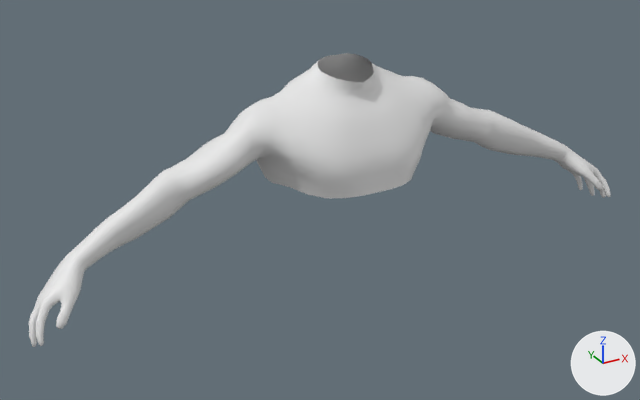
The FBX model Assets/Models/Player_Arms.fbx as it was, and as the next commit left it.
Rendered twice from a camera (50 mm lens) standing at (-1.037, -1.754, 0.593) and looking at (-0.112, -0.073, -0.248). The axes (+X, +Y, +Z) are drawn at lower right. The lights are the same throughout.

Objects in the first picture: 'Player_Arms'.
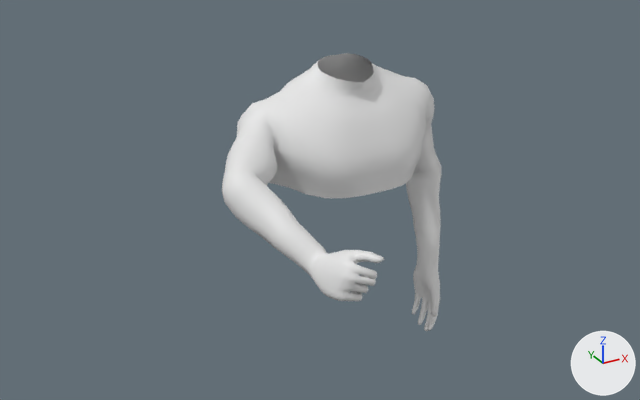
The newer file adds an action. The first version stands in its rest pose; the second is drawn at frame 1 of the action 'Player_FPS_Rig|FP_Player_Idle_Flashlight'.

What the commit changed:
Bone 'Def-Arm.L' (bone_def_arm_l) turns from (0, 0, 0) to (-61, 38, -34) degrees about its own x, y and z.
Bone 'Def-Arm.L' (bone_def_arm_l) is rescaled from (1.0, 1.0, 1.0) to (1.0, 0.99, 1.0).
Bone 'Def-Forearm.L' (bone_def_forearm_l) turns from (0, 0, 0) to (0, 0, -27) degrees about its own x, y and z.
Bone 'Def-Forearm-Twist.L' (bone_def_forearm_twist_l) turns from (0, 0, 0) to (0, -44, 0) degrees about its own x, y and z.
Bone 'Def-Hand.L' (bone_def_hand_l) turns from (0, 0, 0) to (19, -3, 7) degrees about its own x, y and z.
Bone 'Def-Hand.L' (bone_def_hand_l) is rescaled from (1.0, 1.0, 1.0) to (1.0, 1.01, 1.0).
Bone 'Def-Middle-Palm.L' (bone_def_middle_palm_l) turns from (0, 0, 0) to (0, 0, -10) degrees about its own x, y and z.
Bone 'Def-Ring-Palm.L' (bone_def_ring_palm_l) turns from (0, 0, 0) to (0, 0, -14) degrees about its own x, y and z.
Bone 'Def-Pinky-Palm.L' (bone_def_pinky_palm_l) turns from (0, 0, 0) to (0, 0, -16) degrees about its own x, y and z.
Bone 'Def-Arm.R' (bone_def_arm_r) turns from (0, 0, 0) to (5, -44, 47) degrees about its own x, y and z.
Bone 'Def-Arm.R' (bone_def_arm_r) is rescaled from (1.0, 1.0, 1.0) to (1.0, 0.98, 1.0).
Bone 'Def-Forearm.R' (bone_def_forearm_r) turns from (0, 0, 0) to (0, 0, 43) degrees about its own x, y and z.
Bone 'Def-Forearm.R' (bone_def_forearm_r) is rescaled from (1.0, 1.0, 1.0) to (1.01, 0.99, 1.0).
Bone 'Def-Forearm-Twist.R' (bone_def_forearm_twist_r) turns from (0, 0, 0) to (0, 24, 0) degrees about its own x, y and z.
Bone 'Def-Hand.R' (bone_def_hand_r) turns from (0, 0, 0) to (56, 23, 26) degrees about its own x, y and z.
Bone 'Def-Hand.R' (bone_def_hand_r) is rescaled from (1.0, 1.0, 1.0) to (1.0, 1.01, 1.01).
Bone 'Def-Index-01.R' (bone_def_index_01_r) turns from (0, 0, 0) to (-58, 0, 0) degrees about its own x, y and z.
Bone 'Def-Index-02.R' (bone_def_index_02_r) turns from (0, 0, 0) to (-58, 0, 0) degrees about its own x, y and z.
Bone 'Def-Index-03.R' (bone_def_index_03_r) turns from (0, 0, 0) to (-58, 0, 0) degrees about its own x, y and z.
Bone 'Def-Middle-Palm.R' (bone_def_middle_palm_r) turns from (0, 0, 0) to (0, 0, 12) degrees about its own x, y and z.
Bone 'Def-Middle-01.R' (bone_def_middle_01_r) turns from (0, 0, 0) to (-58, 0, 0) degrees about its own x, y and z.
Bone 'Def-Middle-02.R' (bone_def_middle_02_r) turns from (0, 0, 0) to (-58, 0, 0) degrees about its own x, y and z.
Bone 'Def-Middle-03.R' (bone_def_middle_03_r) turns from (0, 0, 0) to (-58, 0, 0) degrees about its own x, y and z.
Bone 'Def-Ring-Palm.R' (bone_def_ring_palm_r) turns from (0, 0, 0) to (0, -1, 17) degrees about its own x, y and z.
Bone 'Def-Ring-01.R' (bone_def_ring_01_r) turns from (0, 0, 0) to (-58, 0, 0) degrees about its own x, y and z.
Bone 'Def-Ring-02.R' (bone_def_ring_02_r) turns from (0, 0, 0) to (-58, 0, 0) degrees about its own x, y and z.
Bone 'Def-Ring-03.R' (bone_def_ring_03_r) turns from (0, 0, 0) to (-58, 0, 0) degrees about its own x, y and z.
Bone 'Def-Pinky-Palm.R' (bone_def_pinky_palm_r) turns from (0, 0, 0) to (0, -1, 19) degrees about its own x, y and z.
Bone 'Def-Pinky-1.R' (bone_def_pinky_1_r) turns from (0, 0, 0) to (-58, 0, 0) degrees about its own x, y and z.
Bone 'Def-Pinky-2.R' (bone_def_pinky_2_r) turns from (0, 0, 0) to (-58, 0, 0) degrees about its own x, y and z.
Bone 'Def-Pinky-3.R' (bone_def_pinky_3_r) turns from (0, 0, 0) to (-58, 0, 0) degrees about its own x, y and z.

Boxes (x1, y1, x2, y2) around the edits, measured in the pictures (640 x 400 px):
'Player_Arms', posed (62% narrower)
    before: (29, 53, 611, 347)
    after: (222, 53, 442, 331)
bone 'Def-Arm.L', root to tip
    before: (415, 98) to (481, 123)
    after: (415, 98) to (427, 166)
bone 'Def-Forearm.L', root to tip
    before: (481, 123) to (521, 137)
    after: (427, 166) to (427, 212)
bone 'Def-Forearm-Twist.L', root to tip
    before: (521, 137) to (558, 151)
    after: (427, 212) to (427, 258)
bone 'Def-Hand.L', root to tip
    before: (558, 151) to (577, 163)
    after: (427, 258) to (428, 282)
bone 'Def-Middle-Palm.L', root to tip
    before: (577, 163) to (588, 170)
    after: (429, 282) to (431, 298)
bone 'Def-Ring-Palm.L', root to tip
    before: (573, 162) to (582, 169)
    after: (424, 280) to (426, 294)
bone 'Def-Pinky-Palm.L', root to tip
    before: (568, 162) to (573, 170)
    after: (419, 277) to (418, 290)
bone 'Def-Arm.R', root to tip
    before: (253, 126) to (166, 185)
    after: (253, 126) to (233, 188)
bone 'Def-Forearm.R', root to tip
    before: (166, 185) to (123, 221)
    after: (233, 188) to (275, 226)
bone 'Def-Forearm-Twist.R', root to tip
    before: (123, 221) to (77, 259)
    after: (275, 226) to (318, 266)
bone 'Def-Hand.R', root to tip
    before: (77, 259) to (55, 285)
    after: (318, 266) to (336, 277)
bone 'Def-Index-01.R', root to tip
    before: (49, 302) to (40, 322)
    after: (352, 270) to (372, 275)
bone 'Def-Index-02.R', root to tip
    before: (40, 322) to (39, 335)
    after: (372, 275) to (371, 275)
bone 'Def-Index-03.R', root to tip
    before: (39, 335) to (42, 345)
    after: (371, 275) to (358, 271)
bone 'Def-Middle-Palm.R', root to tip
    before: (56, 285) to (43, 302)
    after: (336, 275) to (349, 276)
bone 'Def-Middle-01.R', root to tip
    before: (43, 302) to (33, 322)
    after: (349, 276) to (371, 281)
bone 'Def-Middle-02.R', root to tip
    before: (33, 322) to (32, 335)
    after: (371, 281) to (369, 280)
bone 'Def-Middle-03.R', root to tip
    before: (32, 335) to (34, 346)
    after: (369, 280) to (356, 276)
bone 'Def-Ring-Palm.R', root to tip
    before: (53, 283) to (41, 299)
    after: (333, 282) to (344, 285)
bone 'Def-Ring-01.R', root to tip
    before: (41, 299) to (34, 317)
    after: (344, 285) to (363, 288)
bone 'Def-Ring-02.R', root to tip
    before: (34, 317) to (33, 329)
    after: (363, 288) to (362, 286)
bone 'Def-Ring-03.R', root to tip
    before: (33, 329) to (34, 339)
    after: (362, 286) to (351, 283)
bone 'Def-Pinky-Palm.R', root to tip
    before: (53, 281) to (45, 295)
    after: (330, 290) to (342, 295)
bone 'Def-Pinky-1.R', root to tip
    before: (45, 295) to (38, 310)
    after: (342, 295) to (358, 296)
bone 'Def-Pinky-2.R', root to tip
    before: (38, 310) to (37, 318)
    after: (358, 296) to (358, 293)
bone 'Def-Pinky-3.R', root to tip
    before: (37, 318) to (38, 327)
    after: (358, 293) to (350, 290)
